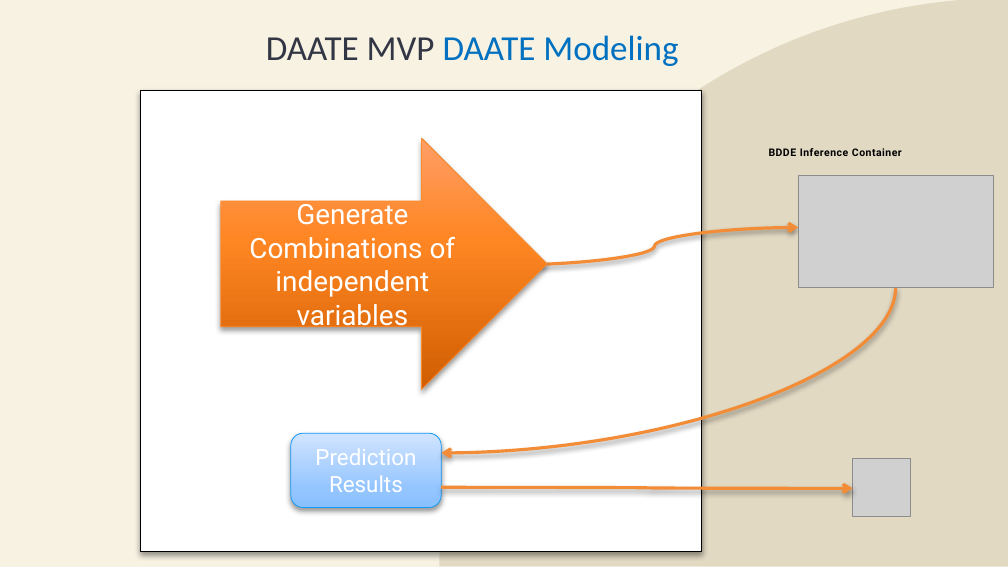
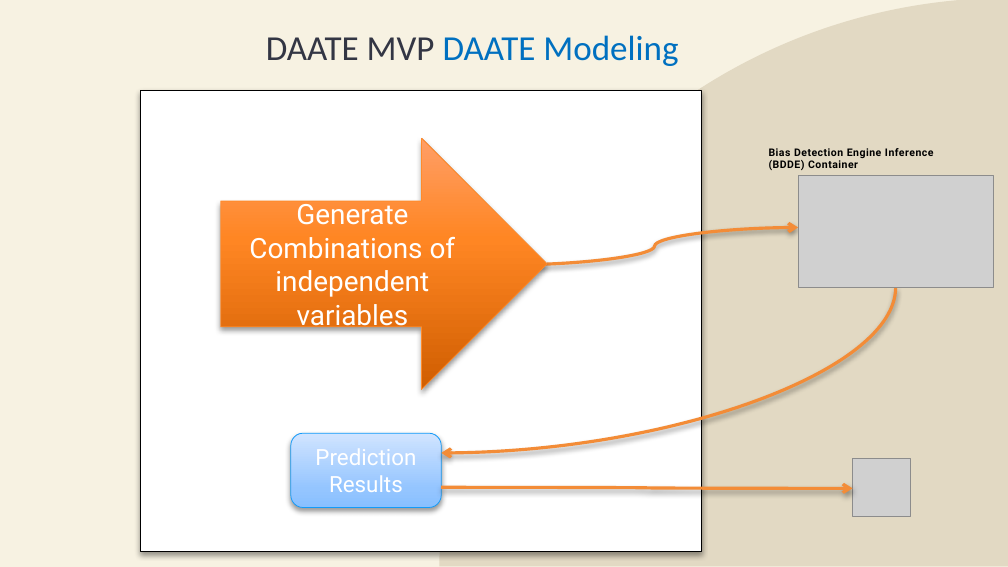
Before and after one commit to mspuckit/DAATE, a slide deck: slide 3 of assets/resources/graph for web_page.pptx. Drawn at 1008x567 pixels with LibreOffice and Linux fonts; fonts in the diff are those of the drawing; grey boxes stand for pictures. Boxes give left, top, right and bottom in pixels: in the first picture for what was removed or moved away, otherwise in the second. Text is boxed around its words. In the diff, an @@ line names an element or a change of style, - is before the commit and + after.

```diff
--- a/assets/resources/graph for web_page.pptx
+++ b/assets/resources/graph for web_page.pptx
@@ text at (769,148,934,170): text changed @@
-BDDE Inference Container
+Bias Detection Engine Inference (BDDE) Container
```
Also in this commit, not shown: 3 slides added.
